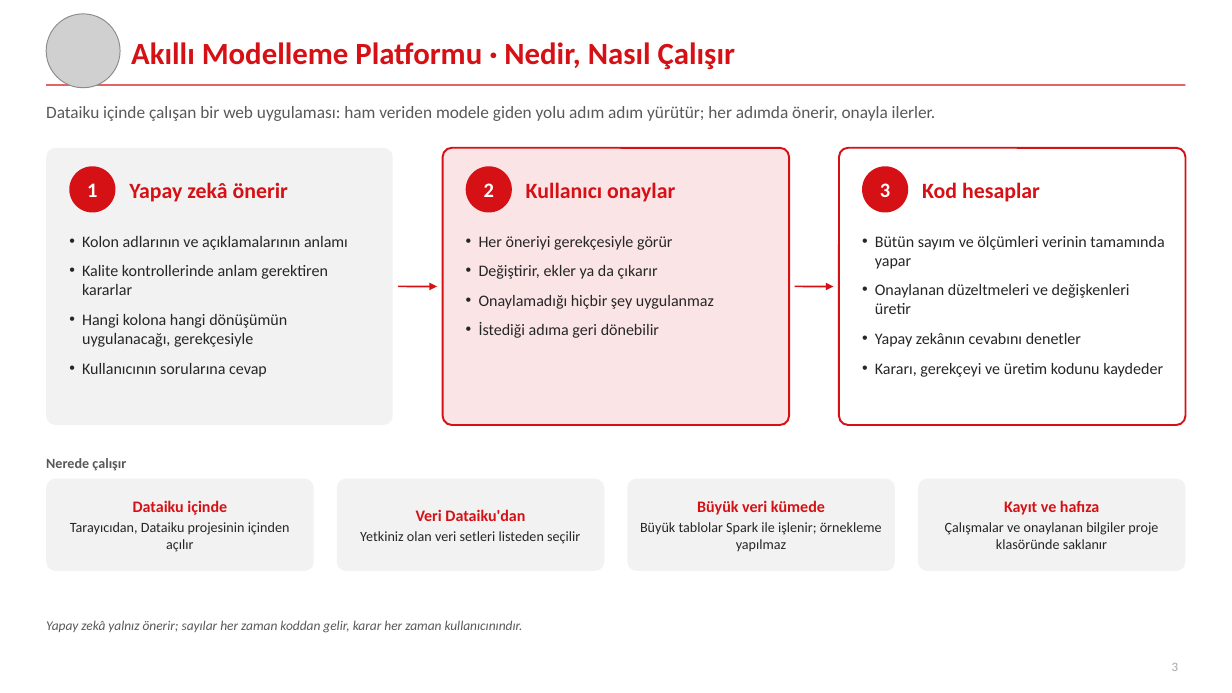
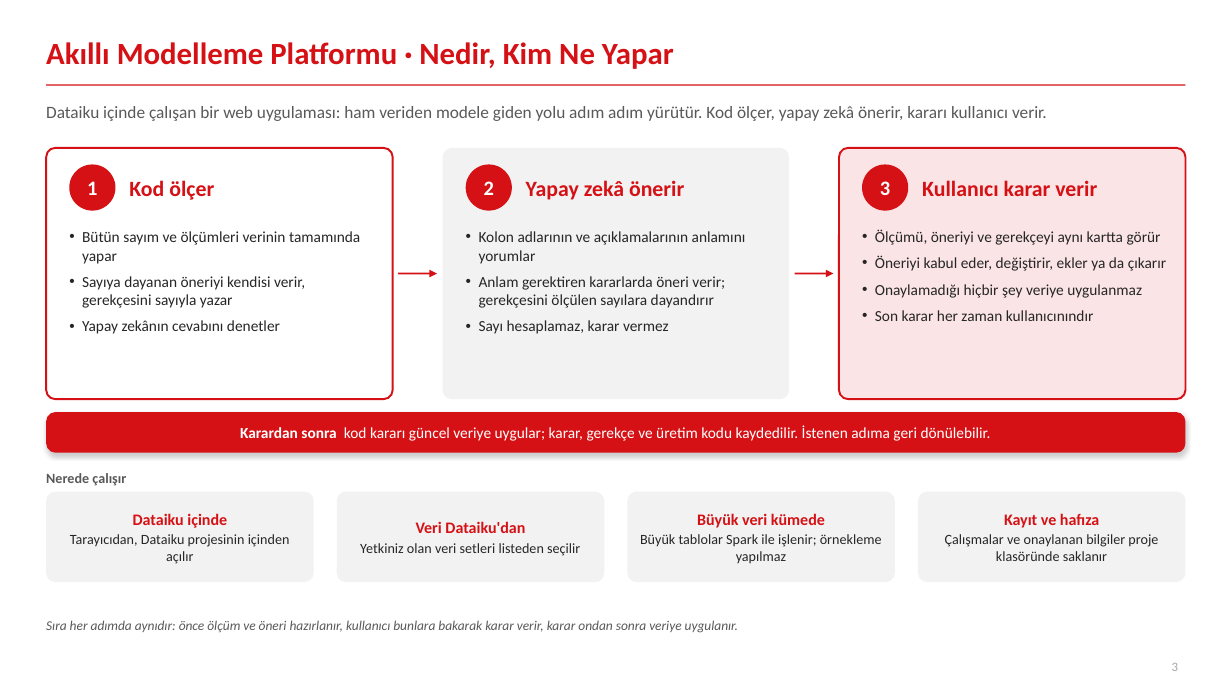
Before and after one commit to canmergen/amp, a slide deck: slide 3 of analitik_modelleme_platformu_GUNCEL/sunum/Akilli_Modelleme_Platformu_Sunum.pptx. Drawn at 1232x693 pixels with LibreOffice and Linux fonts; fonts in the diff are those of the drawing; grey boxes stand for pictures. Boxes give left, top, right and bottom in pixels: in the first picture for what was removed or moved away, otherwise in the second. Text is boxed around its words. In the diff, an @@ line names an element or a change of style, - is before the commit and + after.

```diff
--- a/analitik_modelleme_platformu_GUNCEL/sunum/Akilli_Modelleme_Platformu_Sunum.pptx
+++ b/analitik_modelleme_platformu_GUNCEL/sunum/Akilli_Modelleme_Platformu_Sunum.pptx
@@ picture removed at box(46, 14, 120, 88) @@
@@ title at box(46, 42, 674, 69): text changed @@
-Akıllı Modelleme Platformu · Nedir, Nasıl Çalışır
+Akıllı Modelleme Platformu · Nedir, Kim Ne Yapar
@@ text at box(46, 106, 1047, 121): text changed @@
-Dataiku içinde çalışan bir web uygulaması: ham veriden modele giden yolu adım adım yürütür; her adımda önerir, onayla ilerler.
+Dataiku içinde çalışan bir web uygulaması: ham veriden modele giden yolu adım adım yürütür. Kod ölçer, yapay zekâ önerir, kararı kullanıcı verir.
@@ rounded rectangle: place and size @@
-rounded rectangle at box(46, 148, 393, 425)
+rounded rectangle at box(46, 148, 393, 399)
@@ rounded rectangle at box(46, 148, 393, 399): fill #F2F2F2 to #FFFFFF; outline none to #D51115 1.5 pt; proportions changed @@
@@ rounded rectangle: place and size @@
-rounded rectangle at box(443, 148, 789, 425)
+rounded rectangle at box(443, 148, 789, 399)
@@ rounded rectangle at box(443, 148, 789, 399): fill #FBE4E5 to #F2F2F2; outline #D51115 1.5 pt to none; proportions changed @@
@@ rounded rectangle: place and size @@
-rounded rectangle at box(839, 148, 1186, 425)
+rounded rectangle at box(839, 148, 1186, 399)
@@ rounded rectangle at box(839, 148, 1186, 399): fill #FFFFFF to #FBE4E5; proportions changed @@
@@ text "Yapay zekâ önerir": place and size @@
-text "Yapay zekâ önerir" at box(129, 182, 288, 202)
+text "Yapay zekâ önerir" at box(526, 180, 684, 200)
@@ text added at box(129, 180, 214, 200), 17 pt, text #D51115, bold @@
+Kod ölçer
@@ text removed at box(526, 182, 675, 202) @@
-Kullanıcı onaylar
@@ text removed at box(922, 182, 1040, 202) @@
-Kod hesaplar
@@ text added at box(922, 180, 1097, 196), 17 pt, text #D51115, bold @@
+Kullanıcı karar verir
@@ text removed at box(82, 236, 348, 377) @@
-• Kolon adlarının ve açıklamalarının anlamı
-• Kalite kontrollerinde anlam gerektiren kararlar
-• Hangi kolona hangi dönüşümün uygulanacağı, gerekçesiyle
-• Kullanıcının sorularına cevap
@@ text added at box(82, 231, 360, 334), 12 pt, text #262626 @@
+• Bütün sayım ve ölçümleri verinin tamamında yapar
+• Sayıya dayanan öneriyi kendisi verir, gerekçesini sayıyla yazar
+• Yapay zekânın cevabını denetler
@@ text removed at box(479, 236, 714, 338) @@
-• Her öneriyi gerekçesiyle görür
-• Değiştirir, ekler ya da çıkarır
-• Onaylamadığı hiçbir şey uygulanmaz
-• İstediği adıma geri dönebilir
@@ text added at box(479, 231, 746, 334), 12 pt, text #262626 @@
+• Kolon adlarının ve açıklamalarının anlamını yorumlar
+• Anlam gerektiren kararlarda öneri verir; gerekçesini ölçülen sayılara dayandırır
+• Sayı hesaplamaz, karar vermez
@@ text added at box(875, 229, 1166, 321), 12 pt, text #262626 @@
+• Ölçümü, öneriyi ve gerekçeyi aynı kartta görür
+• Öneriyi kabul eder, değiştirir, ekler ya da çıkarır
+• Onaylamadığı hiçbir şey veriye uygulanmaz
+• Son karar her zaman kullanıcınındır
@@ arrow moved from (398, 287) - (437, 287) to (398, 274) - (437, 274) @@
@@ arrow moved from (795, 287) - (834, 287) to (795, 274) - (834, 274) @@
@@ rounded rectangle added at box(46, 412, 1186, 453), fill #D51115 @@
@@ text "Karardan sonra kod kararı güncel ..." at box(240, 425, 991, 441): vertical alignment top to middle @@
@@ text at box(240, 425, 991, 441): text changed; size 12.5 to 12 pt; text colour #262626 to #FFFFFF @@
-• Bütün sayım ve ölçümleri verinin tamamında yapar
-• Onaylanan düzeltmeleri ve değişkenleri üretir
-• Yapay zekânın cevabını denetler
-• Kararı, gerekçeyi ve üretim kodunu kaydeder
+Karardan sonra kod kararı güncel veriye uygular; karar, gerekçe ve üretim kodu kaydedilir. İstenen adıma geri dönülebilir.
@@ 5 texts, 4 rounded rectangles: place and size @@
-5 texts, 4 rounded rectangles at box(46, 458, 1187, 571)
+5 texts, 4 rounded rectangles at box(46, 473, 1187, 582)
@@ proportions changed in 4 elements at box(46, 492, 314, 582), box(337, 492, 605, 582), box(628, 492, 896, 582), box(919, 492, 1187, 582) @@
@@ text at box(46, 620, 738, 633): text changed @@
-Yapay zekâ yalnız önerir; sayılar her zaman koddan gelir, karar her zaman kullanıcınındır.
+Sıra her adımda aynıdır: önce ölçüm ve öneri hazırlanır, kullanıcı bunlara bakarak karar verir, karar ondan sonra veriye uygulanır.
```
Also in this commit, not shown: 13 other slides changed, 1 other file.
